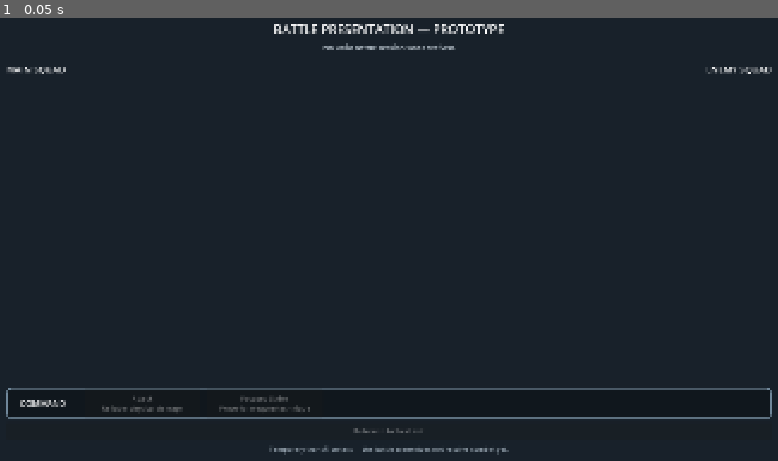
Above: before the commit, frame 1.
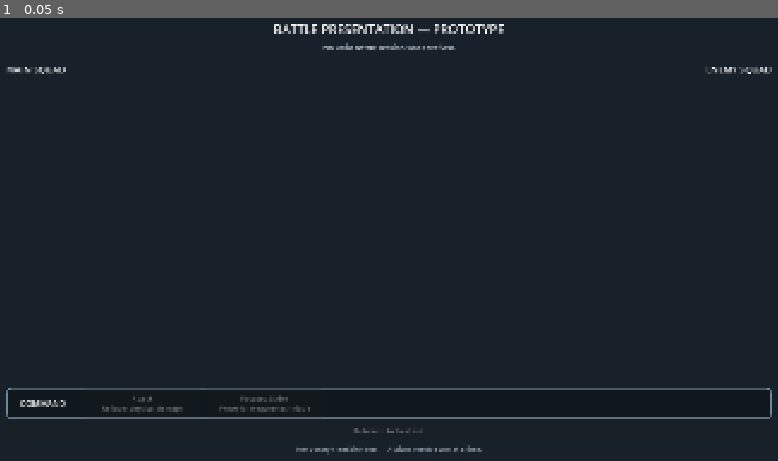
Above: after the commit, the same moment.

Repository: Kradoneem/TacticalRPG-Godot
Game: Godot game, scene res://scenes/battle/battle_scene.tscn
The game is run twice, just before and just after one commit, with the same random seed, the same clock (stepped at 60 frames per second) and the same inputs. This scene is started directly instead of the project's main scene.
Inputs:
- Up to frame 1 (0.05 s): no input

The runs differ from the first frame. In frame 1, 0.2% of the frame differs, in the area x 34-66%, y 96-99%.

Commit message:
feat: show battle action feedback

Diff:
--- a/scripts/battle/battle_scene.gd
+++ b/scripts/battle/battle_scene.gd
@@ -22,6 +22,8 @@
 var _focused_strike_button: Button
 var _target_buttons: Array[Button] = []
 var _selected_target_index: int = 0
+var _action_feedback_label: Label
+var _action_feedback_serial: int = 0
 
 func _ready() -> void:
 	set_anchors_and_offsets_preset(Control.PRESET_FULL_RECT)
@@ -29,6 +31,7 @@
 	command_selected.connect(_on_command_selected)
 
 	_build_interface()
+	_build_action_feedback()
 
 func configure(context: EncounterContext) -> void:
 	encounter_context = context
@@ -110,13 +113,87 @@
 	var hint_label := Label.new()
 	hint_label.text = (
 		"Temporary transition test — "
-		+ "the battle scene does not resolve combat yet."
+		+ "Actions resolve one at a time."
 	)
 	hint_label.horizontal_alignment = HORIZONTAL_ALIGNMENT_CENTER
 	hint_label.modulate = Color("#aab8c4")
 	page.add_child(hint_label)
 
 	_refresh_presentation()
+
+func _build_action_feedback() -> void:
+	_action_feedback_label = Label.new()
+	_action_feedback_label.set_anchors_preset(Control.PRESET_CENTER)
+
+	_action_feedback_label.offset_left = -220.0
+	_action_feedback_label.offset_top = -70.0
+	_action_feedback_label.offset_right = 220.0
+	_action_feedback_label.offset_bottom = 70.0
+
+	_action_feedback_label.horizontal_alignment = (
+		HORIZONTAL_ALIGNMENT_CENTER
+	)
+	_action_feedback_label.vertical_alignment = (
+		VERTICAL_ALIGNMENT_CENTER
+	)
+	_action_feedback_label.mouse_filter = Control.MOUSE_FILTER_IGNORE
+
+	_action_feedback_label.add_theme_font_size_override("font_size", 34)
+	_action_feedback_label.add_theme_color_override(
+		"font_outline_color",
+		Color("#10171d")
+	)
+	_action_feedback_label.add_theme_constant_override("outline_size", 8)
+
+	_action_feedback_label.hide()
+	add_child(_action_feedback_label)
+
+func _show_action_feedback(action: BattleAction) -> void:
+	if (
+		action == null
+		or not action.is_valid()
+		or _action_feedback_label == null
+	):
+		return
+
+	_action_feedback_serial += 1
+	var feedback_serial := _action_feedback_serial
+
+	var action_name := "Attack"
+	var amount_prefix := "-"
+
+	if action.skill != null:
+		action_name = action.skill.display_name
+
+	if action.action_type == BattleAction.Type.HEALING:
+		amount_prefix = "+"
+		_action_feedback_label.modulate = Color("#8ff0a4")
+	elif action.action_type == BattleAction.Type.SKILL_DAMAGE:
+		_action_feedback_label.modulate = Color("#ffe183")
+	else:
+		_action_feedback_label.modulate = Color("#ff9f9f")
+
+	_action_feedback_label.text = "%s\n%s%d" % [
+		action_name,
+		amount_prefix,
+		action.applied_amount
+	]
+
+	_action_feedback_label.show()
+	_hide_action_feedback_after_delay(feedback_serial)
+
+func _hide_action_feedback_after_delay(
+	feedback_serial: int
+) -> void:
+	await get_tree().create_timer(0.65).timeout
+
+	if (
+		_action_feedback_label == null
+		or feedback_serial != _action_feedback_serial
+	):
+		return
+
+	_action_feedback_label.hide()
 
 func _build_command_hud(parent: VBoxContainer) -> void:
 	var hud_panel := PanelContainer.new()
@@ -536,6 +613,11 @@
 	if battle_session == null:
 		return
 
+	_action_feedback_serial += 1
+
+	if _action_feedback_label != null:
+		_action_feedback_label.hide()
+
 	battle_session.begin_enemy_target_selection(command_id)
 	_refresh_presentation()
 
@@ -552,6 +634,7 @@
 	if resolved_action == null or not resolved_action.is_valid():
 		return
 
+	_show_action_feedback(resolved_action)
 	_continue_after_protagonist_action()
 
 func _continue_after_protagonist_action() -> void:
@@ -571,6 +654,8 @@
 
 		if resolved_action == null:
 			return
+
+		_show_action_feedback(resolved_action)
 
 		await get_tree().create_timer(
 			PROTAGONIST_ACTION_DISPLAY_SECONDS
